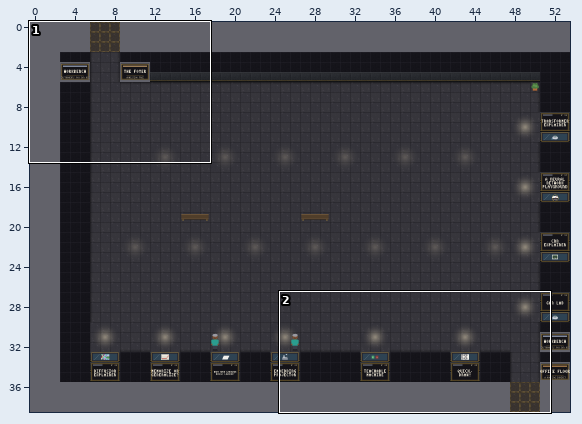
Two versions of a level (Tiled map (JSON), maps/workbench.tmj). The first picture is a wide view before the edit; the outline marks the close-up.
Close-up. Old version:
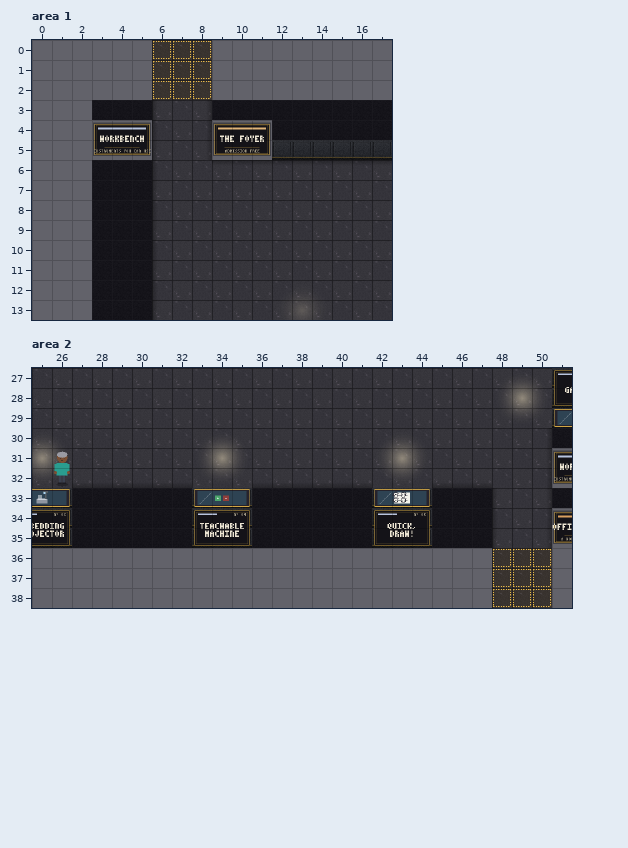
Cells are 32x32 px. Shown: area 1 x 0..17, y 0..13; area 2 x 25..51, y 27..38. The commit also changed other parts of the map, which this record leaves out.
After the commit:
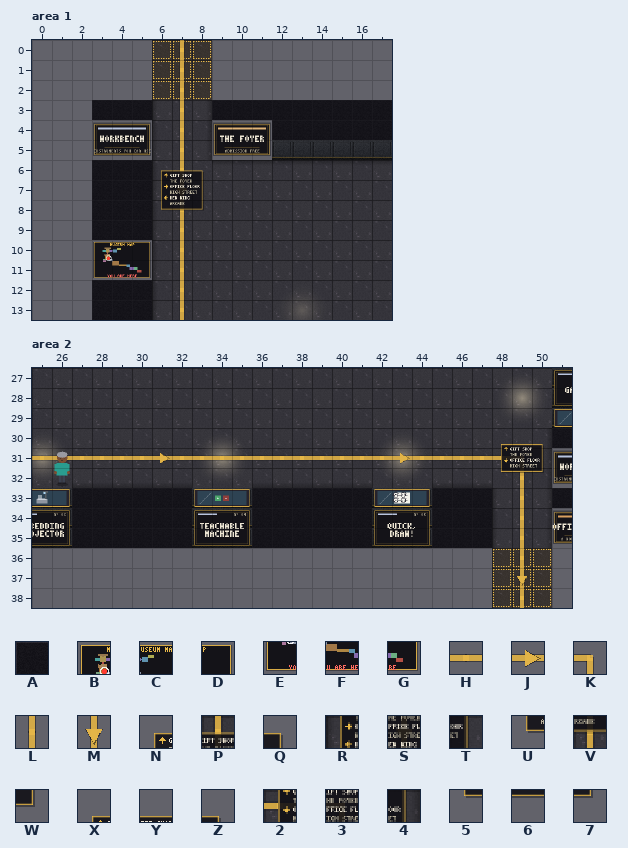
Key: from "Chunk 1": A 5, B 116, C 117, D 118, E 119, F 120, G 121; from "Chunk 2": H 36, J 37, K 38, L 39, M 40, N 42, P 43, Q 44, R 45, S 46, T 47, U 48, V 49, W 50, X 51, Y 52, Z 53, 2 54, 3 55, 4 56, 5 57, 6 58, 7 59.
_ is an empty cell.
Tiles of an added or newly shown layer are drawn over the layers below it.
See-through tiles are keyed as they look on the map.
Diff:
Layer "wayfinding" (added), area 1:
y 0..6: x 7 _ -> L
y 7: x 7 _ -> M
y 8..13: x 7 _ -> L
Layer "signage" (added), area 1:
y 6: x 6..8 ___ -> NPQ
y 7: x 6..8 ___ -> RST
y 8: x 6..8 ___ -> UVW
Layer "walls", area 1:
y 10: x 3..5 AAA -> BCD
y 11: x 3..5 AAA -> EFG
Layer "wayfinding" (added), area 2:
y 31: x 25..49 _________________________ -> HHHHHHJHHHHHHHHHHHJHHHHHK
y 32..36: x 49 _ -> L
y 37: x 49 _ -> M
y 38: x 49 _ -> L
Layer "signage" (added), area 2:
y 30: x 48..50 ___ -> XYZ
y 31: x 48..50 ___ -> 234
y 32: x 48..50 ___ -> 567
Pixel boxes of the changes (left, top, right, bottom) in both close-ups:
added: (161, 40, 204, 320)
changed: (92, 240, 152, 280)
added: (32, 444, 544, 608)
